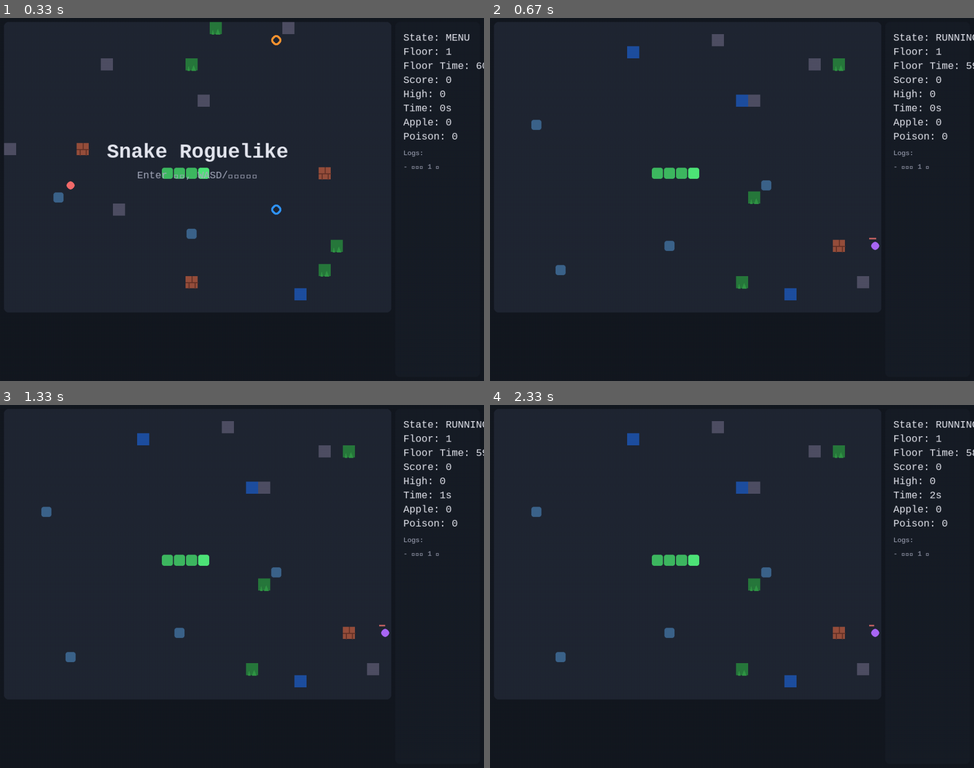
Above: before the commit, frames 1-4 (two rows, left to right).
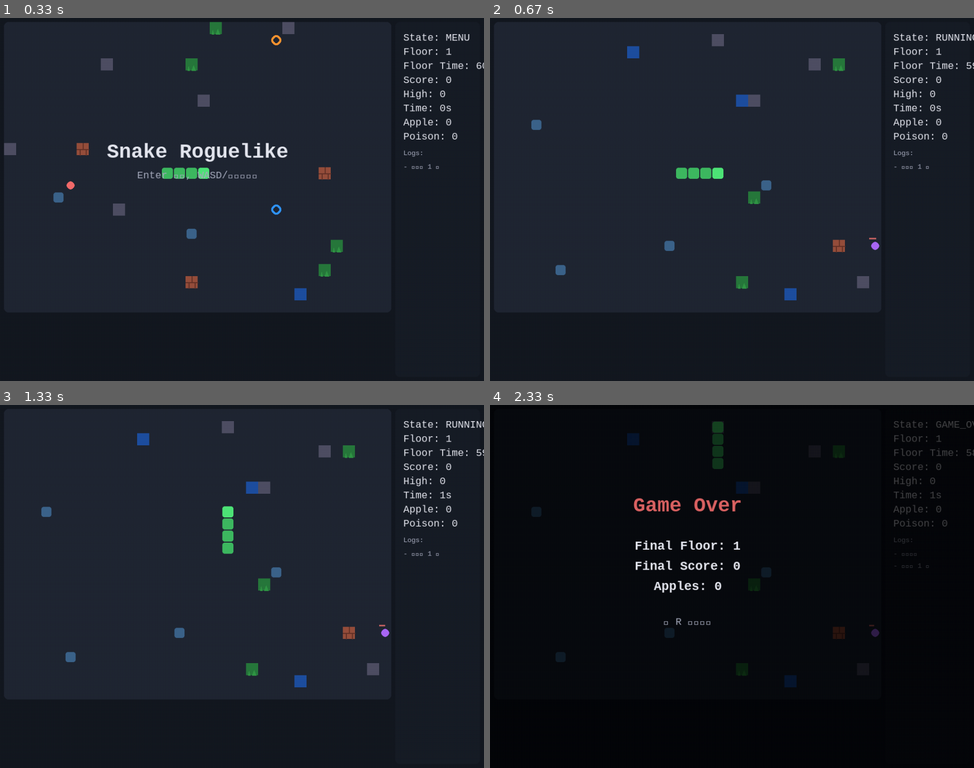
Above: after the commit, the same moments.

Repository: colors-blind/snake_game_with_pygame
Game: pygame game, started from src/main.py
Two runs of this game, one before a commit and one after it. Both use one fixed random seed, a clock stepped at 60 frames per second and the inputs below.
Inputs:
- Up to frame 1 (0.33 s): no input
- Up to frame 2 (0.67 s): tap Enter at 0.33 s
- Up to frame 3 (1.33 s): tap W at 0.67 s; tap Down at 1 s
- Up to frame 4 (2.33 s): no input

Frame 1 is identical in both runs. In frame 2, 0.3% of the frame differs, in the area x 33-49%, y 41-45%; in frame 3, 0.6%; in frame 4, 82%, in the area x 0-100%, y 0-100%.

Commit message:
fix: 更新最高分数并添加tick_accumulator
在save_data.json中更新最高分数为8，并在game.py中添加tick_accumulator以跟踪时间累积

Diff:
--- a/src/game.py
+++ b/src/game.py
@@ -142,6 +142,7 @@
 
         self.stats.elapsed_ms += dt
         self.stats.floor_elapsed_ms += dt
+        self.tick_accumulator += dt
 
         if not self.stats.has_freeze_time():
             for food in self.foods[:]:
